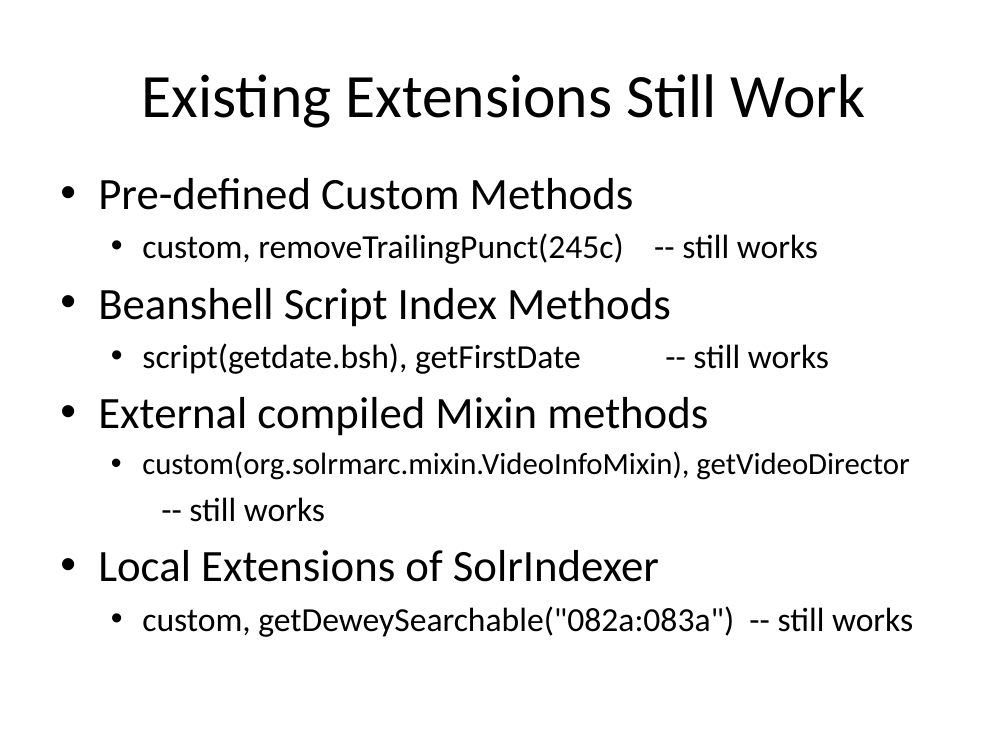
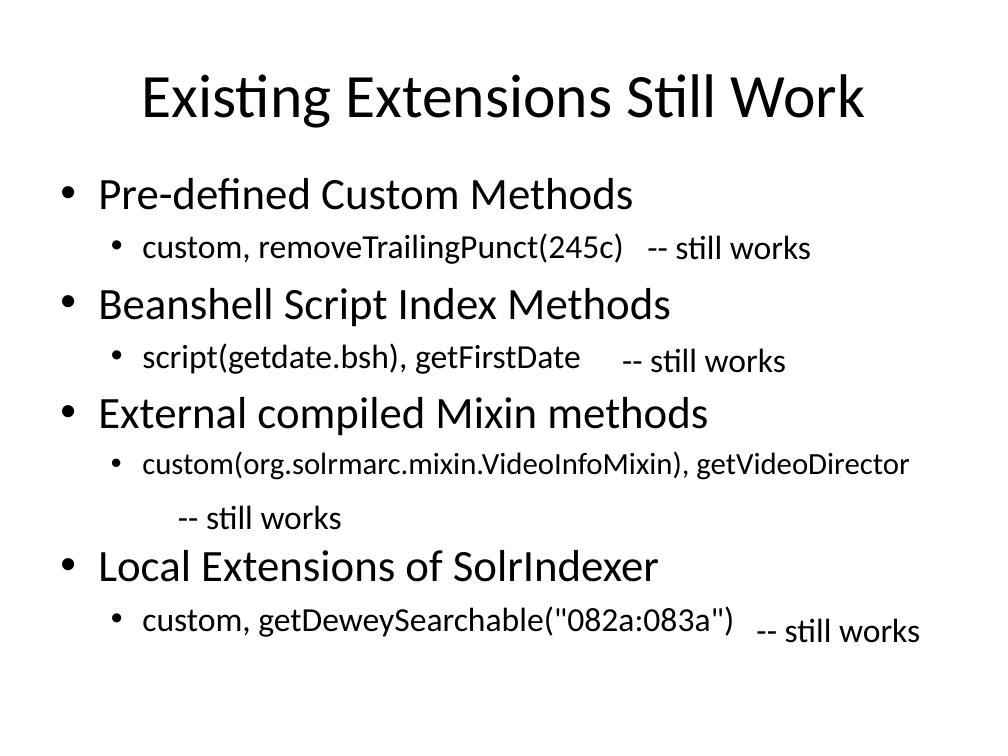
Before and after one commit to solrmarc/solrmarc, a slide deck: slide 12 of New Release of SolrMarc.pptx. Drawn at 1008x756 pixels with LibreOffice and Linux fonts; fonts in the diff are those of the drawing. Boxes give left, top, right and bottom in pixels: in the first picture for what was removed or moved away, otherwise in the second. Text is boxed around its words. In the diff, an @@ line names an element or a change of style, - is before the commit and + after.

Commit message:
A few more edits

```diff
--- a/New Release of SolrMarc.pptx
+++ b/New Release of SolrMarc.pptx
@@ background #E6E6D8 to #FFFFFF @@
@@ text at (142, 233, 623, 264): text changed @@
-  • custom, removeTrailingPunct(245c) -- still works
+  • custom, removeTrailingPunct(245c)
@@ text added at (675, 235, 811, 260), 24 pt, text #000000 @@
+-- still works
@@ text at (142, 343, 581, 374): text changed @@
-  • script(getdate.bsh), getFirstDate -- still works
+  • script(getdate.bsh), getFirstDate
@@ text added at (650, 348, 786, 373), 24 pt, text #000000 @@
+-- still works
@@ text at (189, 497, 325, 522): paragraph removed @@
-    -- still works
@@ text added at (206, 505, 342, 530), 24 pt, text #000000 @@
+-- still works
@@ text at (142, 606, 734, 637): text changed @@
-  • custom, getDeweySearchable("082a:083a") -- still works
+  • custom, getDeweySearchable("082a:083a")
@@ text added at (785, 618, 920, 643), 24 pt, text #000000 @@
+-- still works
```
Also in this commit, not shown: 22 other slides changed.
